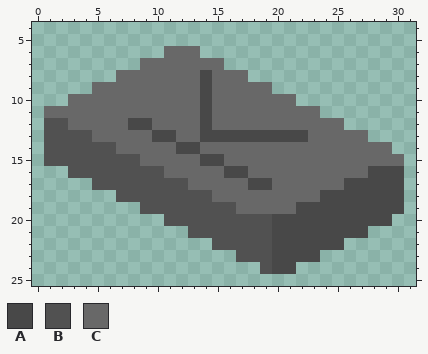
Pixel-art sprite, stored at assets/Exclusive_Disjunction_Tile.png. This is how it looked before the edit.
The file is 32x32 pixels. Shown: x 0..31, y 4..25.
Palette (. is transparent): A #484848  B #515151  C #686868
Pixels before, first column x 1:
 6 ..........CCC.................
 7 ........CCCCCCC...............
 8 ......CCCCCCCACCC.............
 9 ....CCCCCCCCCACCCCC...........
10 ..CCCCCCCCCCCACCCCCCC.........
11 CCCCCCCCCCCCCACCCCCCCCC.......
12 BBCCCCCAACCCCACCCCCCCCCCC.....
13 BBBBCCCCCAACCAAAAAAAAACCCCC...
14 BBBBBBCCCCCAACCCCCCCCCCCCCCCC.
15 BBBBBBBBCCCCCAACCCCCCCCCCCCCCC
16 ..BBBBBBBBCCCCCAACCCCCCCCCCAAA
17 ....BBBBBBBBCCCCCAACCCCCCAAAAA
18 ......BBBBBBBBCCCCCCCCCAAAAAAA
19 ........BBBBBBBBCCCCCAAAAAAAAA
20 ..........BBBBBBBBBAAAAAAAAAA.
21 ............BBBBBBBAAAAAAAA...
22 ..............BBBBBAAAAAA.....
23 ................BBBAAAA.......
24 ..................BAA.........
Once edited:
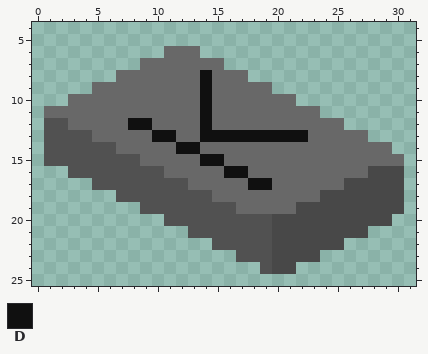
Colours new in this view: D #101010
Difference:
Changed rows in their new state; - is an unchanged pixel.
first column x 8:
 8 ------D--------
 9 ------D--------
10 ------D--------
11 ------D--------
12 DD----D--------
13 --DD--DDDDDDDDD
14 ----DD---------
15 ------DD-------
16 --------DD-----
17 ----------DD---
Pixel boxes of the changes (left, top, right, bottom) in both pictures:
changed: (128, 70, 308, 190)
